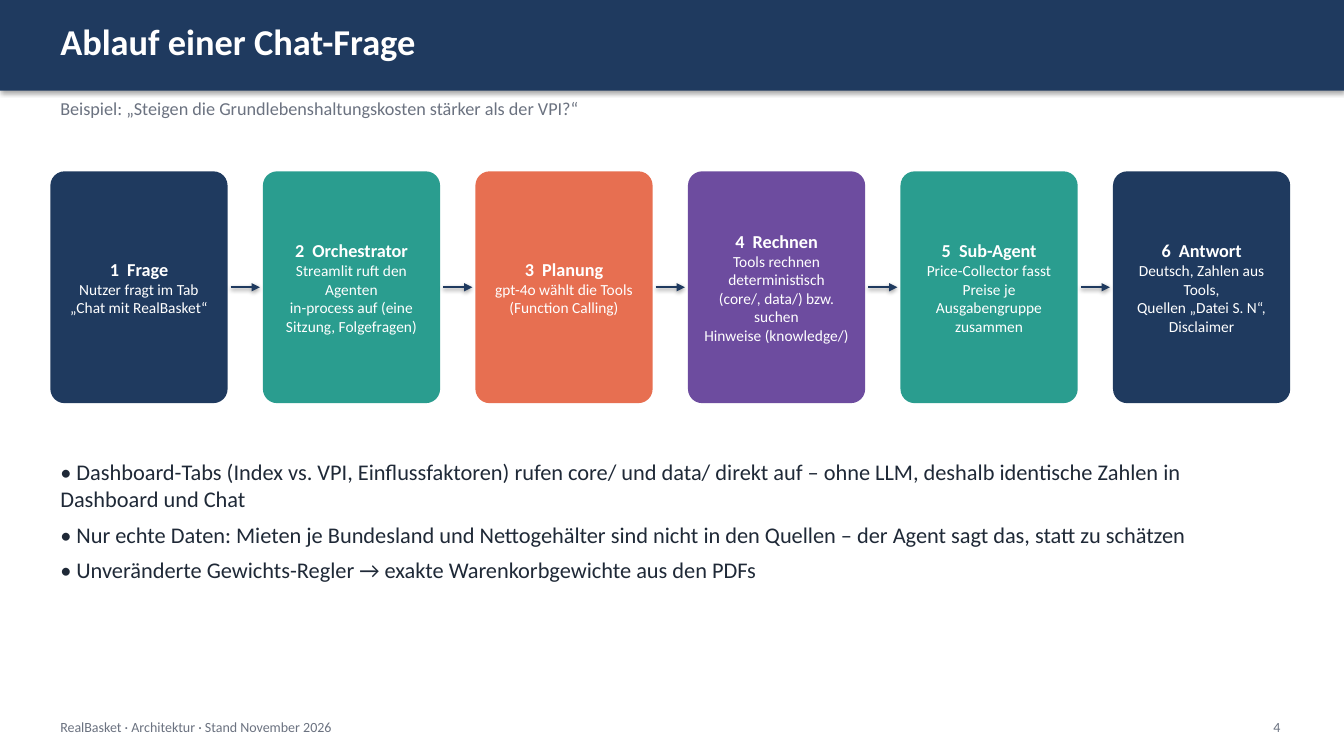
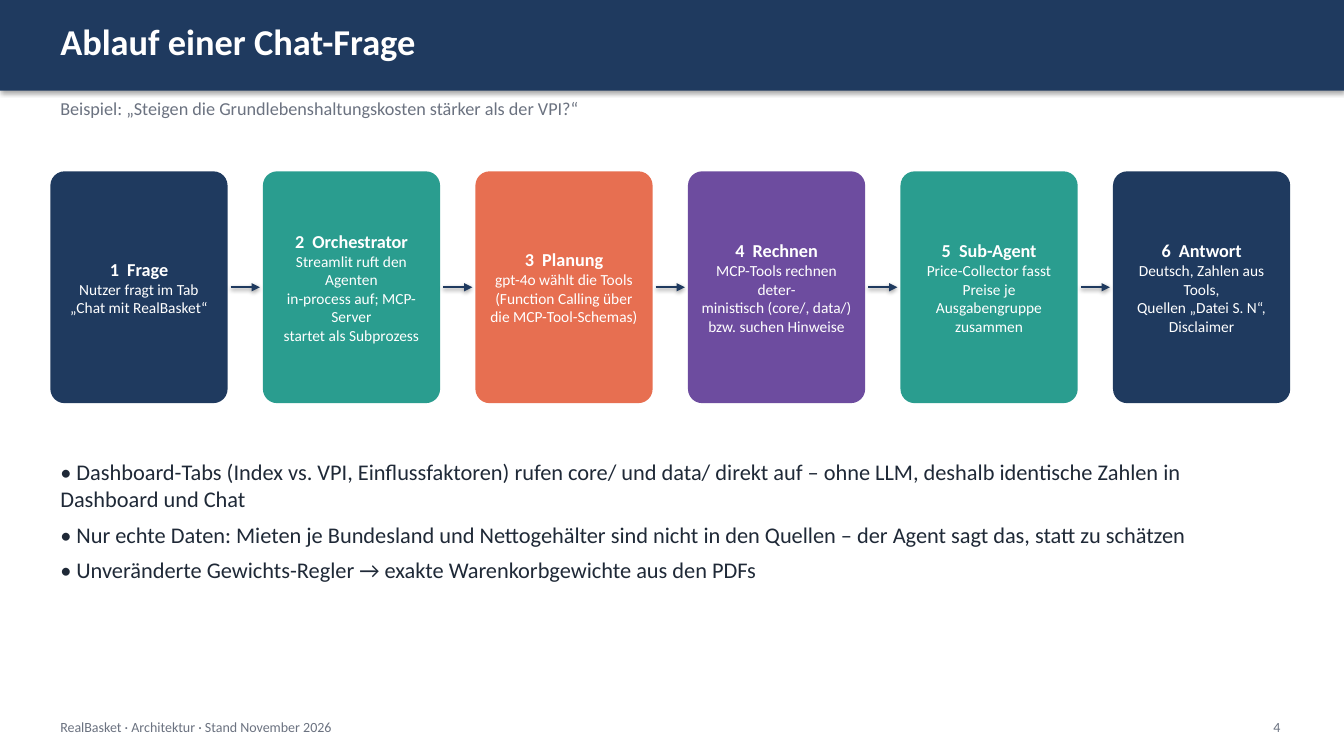
Before and after one commit to ValentinIliu1212/real-basket, a slide deck: slide 4 of docs/architecture/RealBasket_Architektur_Ist.pptx. Drawn at 1344x756 pixels with LibreOffice and Linux fonts; fonts in the diff are those of the drawing. Boxes give left, top, right and bottom in pixels: in the first picture for what was removed or moved away, otherwise in the second. Text is boxed around its words. In the diff, an @@ line names an element or a change of style, - is before the commit and + after.

Commit message:
MCP phase 1: one MCP server 'realbasket' with areas data, analysis, knowledge
- mcp_servers/server.py builds one server from data_tools, analysis_tools, knowledge_tools (--areas for a later split); console script real-basket-mcp

- analysis tools (investigate_deviation, get_regional_rents) moved from in-process Strands tools to MCP

- orchestrator uses a single MCPClient (stdio or MCP_URL); collector sub-agent filtered to get_prices

- fix: investigate_deviation(level=category) no longer overwrites the driver list with category labels

- 45 tests incl. MCP contract and stdio end-to-end tests; README, process doc and architecture decks updated

```diff
--- a/docs/architecture/RealBasket_Architektur_Ist.pptx
+++ b/docs/architecture/RealBasket_Architektur_Ist.pptx
@@ text in rounded rectangle at (x1=702, y1=265, x2=851, y2=332): text changed @@
-Tools rechnen deterministisch
-(core/, data/) bzw. suchen
-Hinweise (knowledge/)
+MCP-Tools rechnen deter-
+ministisch (core/, data/)
+bzw. suchen Hinweise
@@ text in rounded rectangle at (x1=284, y1=293, x2=419, y2=344): text changed @@
-in-process auf (eine
-Sitzung, Folgefragen)
+in-process auf; MCP-Server
+startet als Subprozess
@@ text in rounded rectangle at (x1=490, y1=293, x2=637, y2=324): text changed @@
-(Function Calling)
+(Function Calling über
+die MCP-Tool-Schemas)
```
Also in this commit, not shown: 5 other slides changed, 22 other files.
